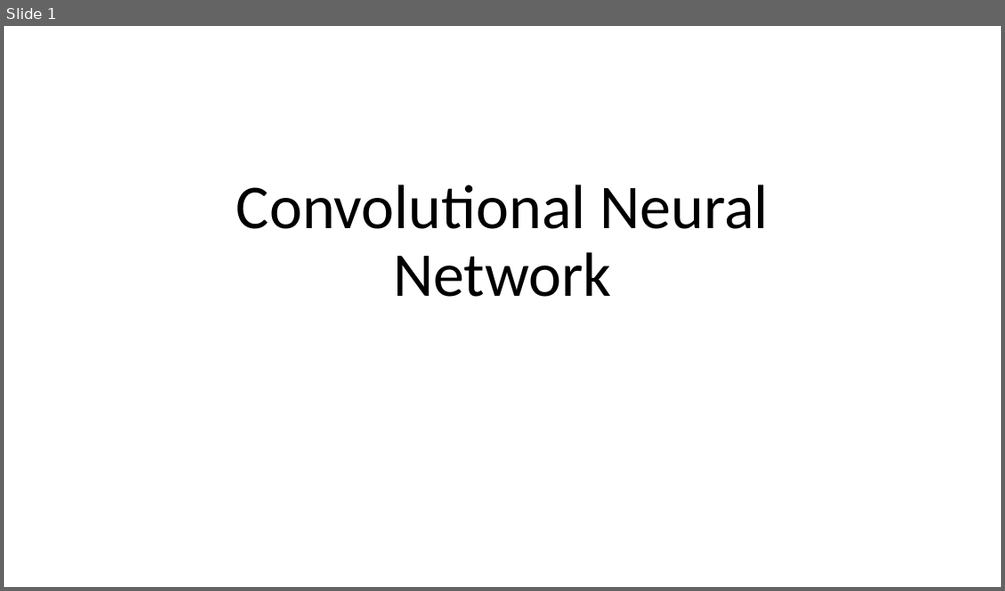
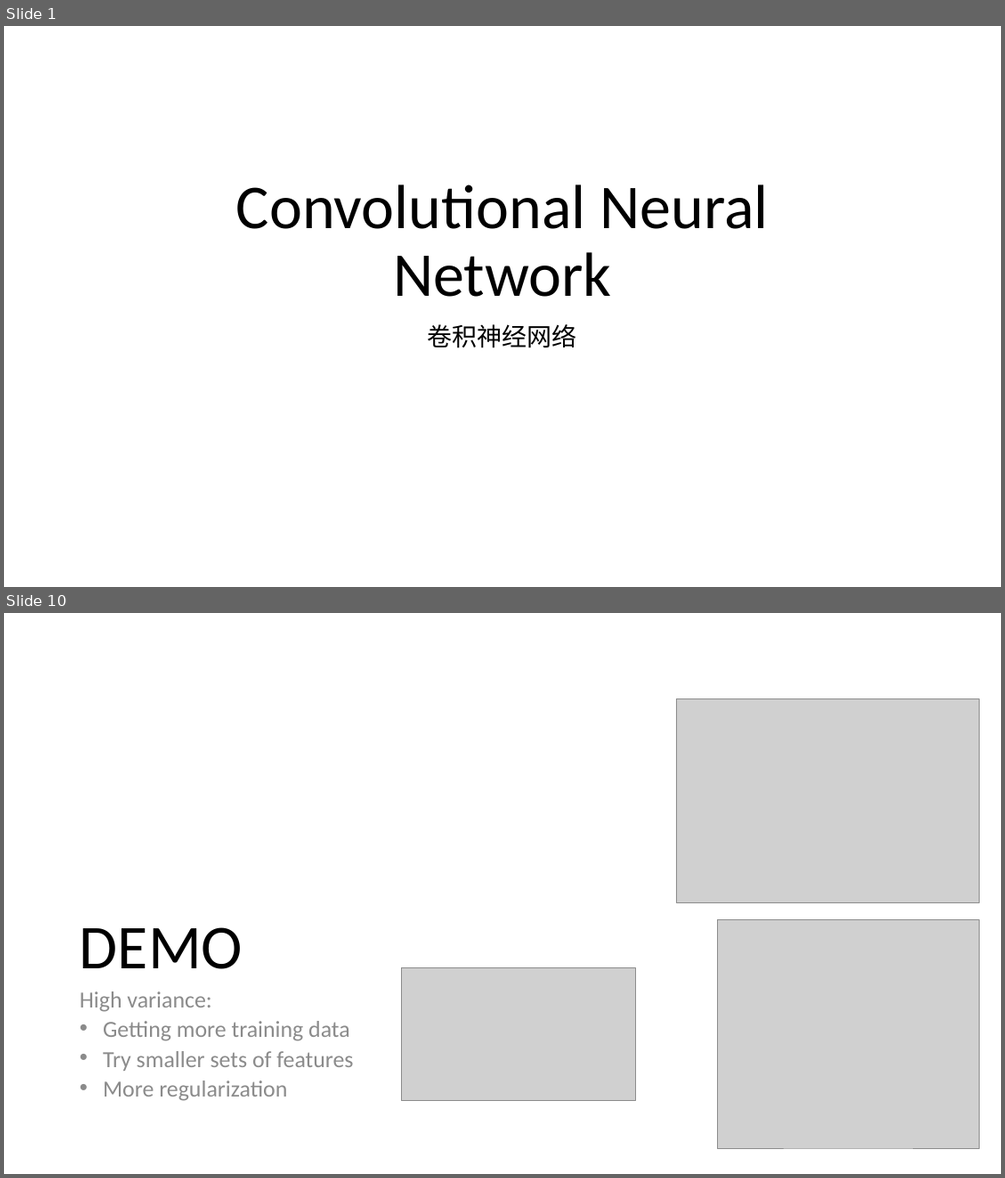
Before and after one commit to foamliu/Learning-DL, a slide deck: cnn/CNN.pptx. Shown one above the other, each under a label of ours: slide 1 before the commit, slides 1 and 10 after it; the slides between them are not shown. The pictures are 1005x591 and 1005x1178 pixels, drawn with LibreOffice and Linux fonts; fonts in the diff are those of the drawing; grey boxes stand for pictures. Boxes give left, top, right and bottom in pixels: in the first picture for what was removed or moved away, otherwise in the second. Text is boxed around its words. In the diff, an @@ line names an element or a change of style, - is before the commit and + after.

```diff
--- a/cnn/CNN.pptx
+++ b/cnn/CNN.pptx
@@ slide 10 added at bbox=[4, 613, 1001, 1174], background #FFFFFF @@
@@ picture added at bbox=[676, 698, 979, 902] @@
@@ title added at bbox=[80, 927, 243, 969], 60 pt, text #000000 @@
+DEMO
@@ picture added at bbox=[718, 919, 979, 1148] @@
@@ picture added at bbox=[402, 967, 635, 1101] @@
@@ text added at bbox=[80, 991, 353, 1101], 22.2 pt, text #8C8C8C @@
+High variance:
+• Getting more training data
+• Try smaller sets of features
+• More regularization
@@ slide 1 changed as well @@
@@ subtitle added at bbox=[428, 324, 577, 348], 24 pt, text #000000 @@
+卷积神经网络
```
Also in this commit, not shown: 9 other slides added, 2 other files.
